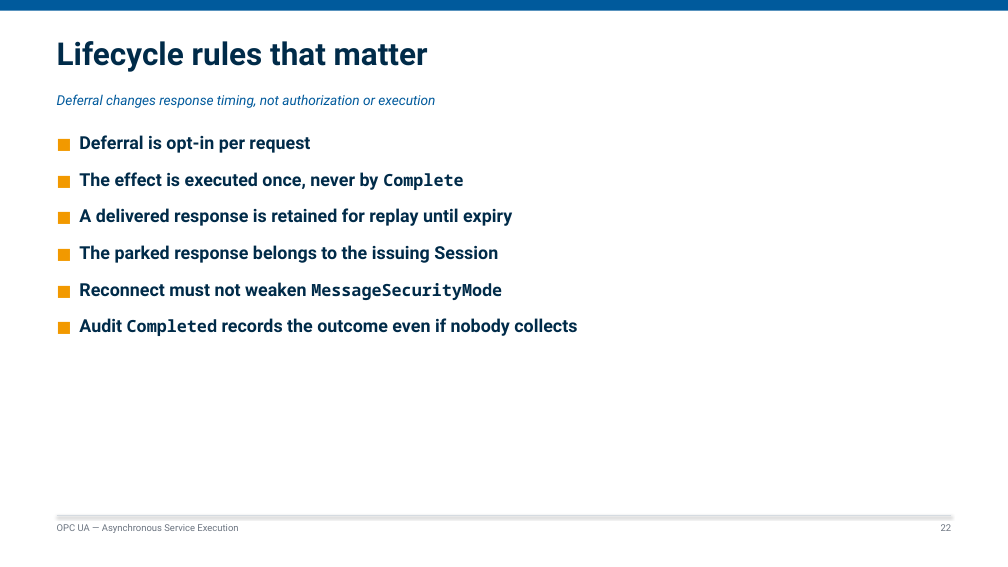
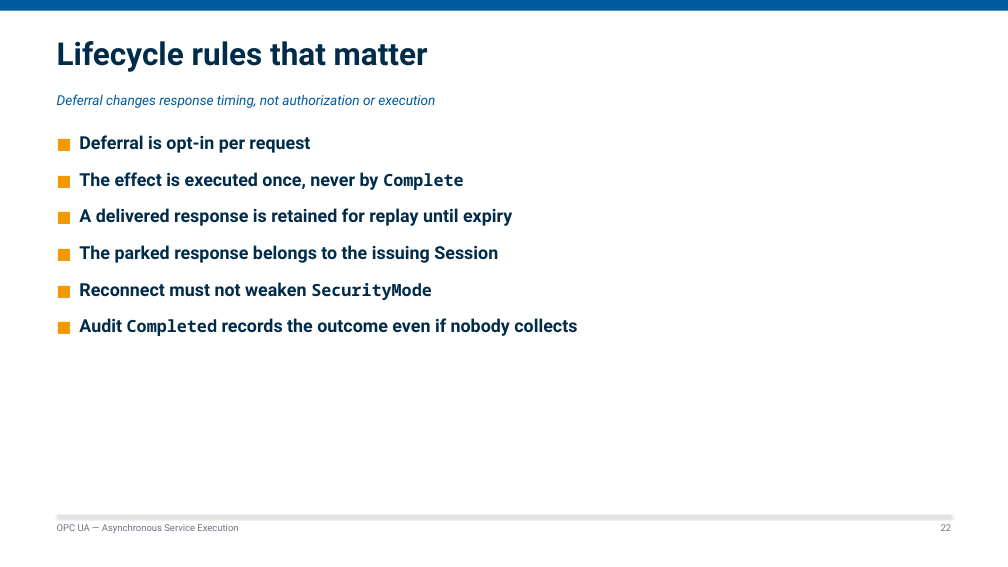
Before and after one commit to marcschier/opcua-drafts, a slide deck: slide 22 of decks/OPC-UA-Drafts-Overview.pptx. Drawn at 1008x567 pixels with LibreOffice and Linux fonts; fonts in the diff are those of the drawing. Boxes give left, top, right and bottom in pixels: in the first picture for what was removed or moved away, otherwise in the second. Text is boxed around its words. In the diff, an @@ line names an element or a change of style, - is before the commit and + after.

```diff
--- a/decks/OPC-UA-Drafts-Overview.pptx
+++ b/decks/OPC-UA-Drafts-Overview.pptx
@@ text at (79,282,432,300): text changed @@
-■ Reconnect must not weaken MessageSecurityMode
+■ Reconnect must not weaken SecurityMode
```
Also in this commit, not shown: 16 other slides changed, 28 other files.
